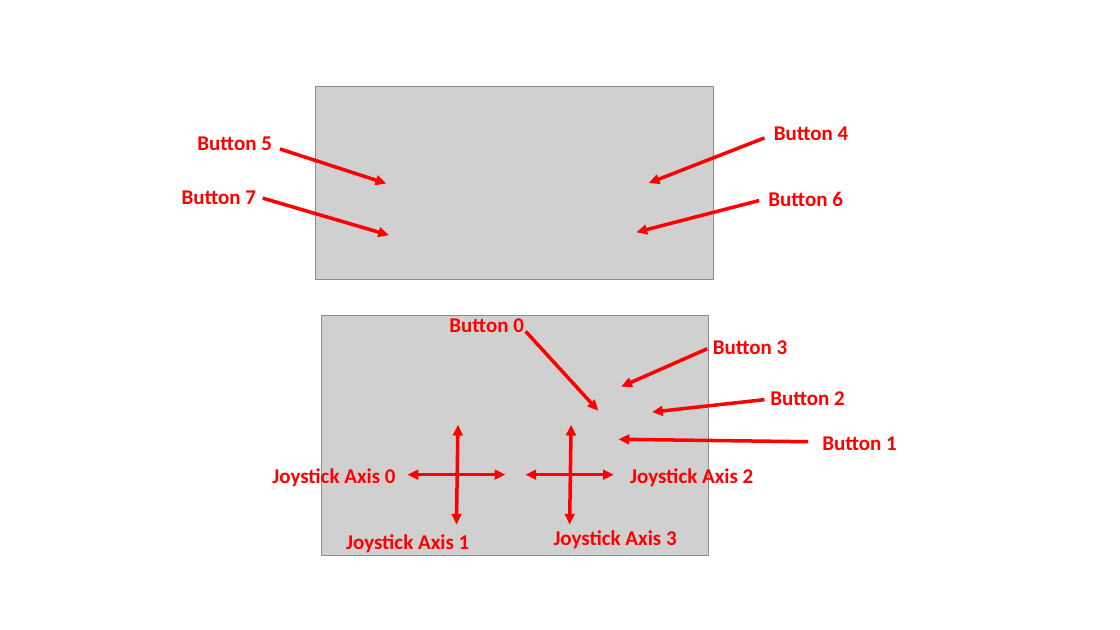
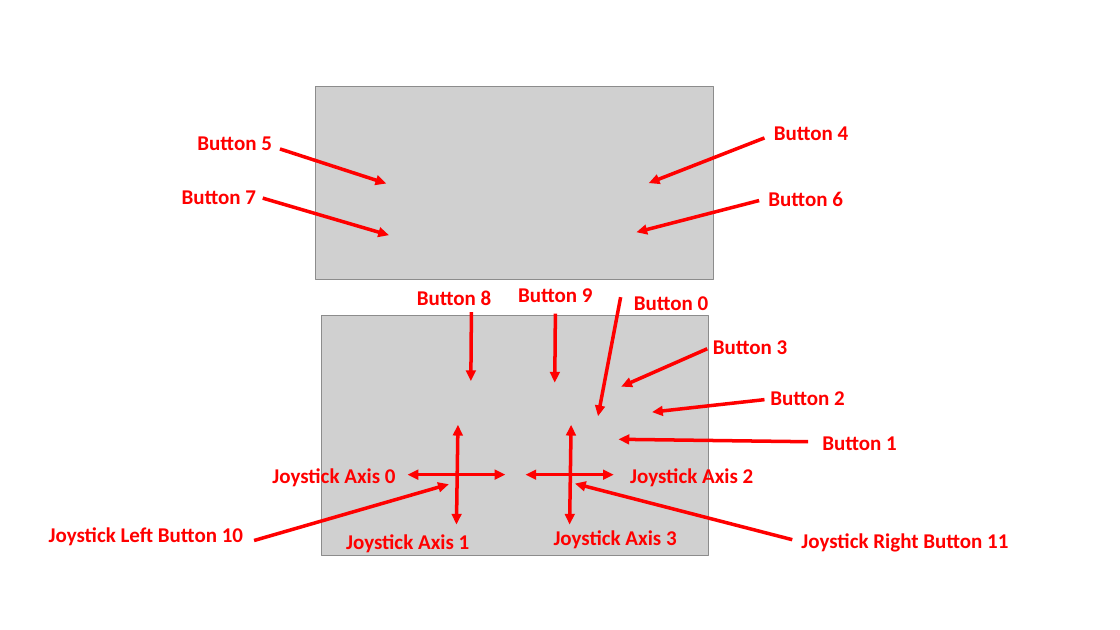
Before and after one commit to ramonarampage1159/2022-Rapid-React-Documents, a slide deck: slide 6 of 2022 Joystick.pptx. Drawn at 1120x630 pixels with LibreOffice and Linux fonts; fonts in the diff are those of the drawing; grey boxes stand for pictures. Boxes give left, top, right and bottom in pixels: in the first picture for what was removed or moved away, otherwise in the second. Text is boxed around its words. In the diff, an @@ line names an element or a change of style, - is before the commit and + after.

Commit message:
Updated joystick legend

```diff
--- a/2022 Joystick.pptx
+++ b/2022 Joystick.pptx
@@ text added at (417,290,492,305), 18 pt, text #FF0000, bold @@
+Button 8
@@ text added at (518,288,593,302), 18 pt, text #FF0000, bold @@
+Button 9
@@ arrow moved from (526, 332) - (598, 411) to (621, 297) - (598, 416) @@
@@ text "Button 0": place and size @@
-text "Button 0" at (449,314,524,332)
+text "Button 0" at (634,296,709,316)
@@ arrow added from (471, 313) to (471, 381), #FF0000 3 pt @@
@@ arrow added from (555, 313) to (555, 382), #FF0000 3 pt @@
@@ arrow added from (254, 540) to (449, 485), #FF0000 3 pt @@
@@ arrow added from (792, 539) to (576, 484), #FF0000 3 pt @@
@@ text added at (49,527,243,546), 18 pt, text #FF0000, bold @@
+Joystick Left Button 10
@@ text added at (801,533,1008,552), 18 pt, text #FF0000, bold @@
+Joystick Right Button 11
```
